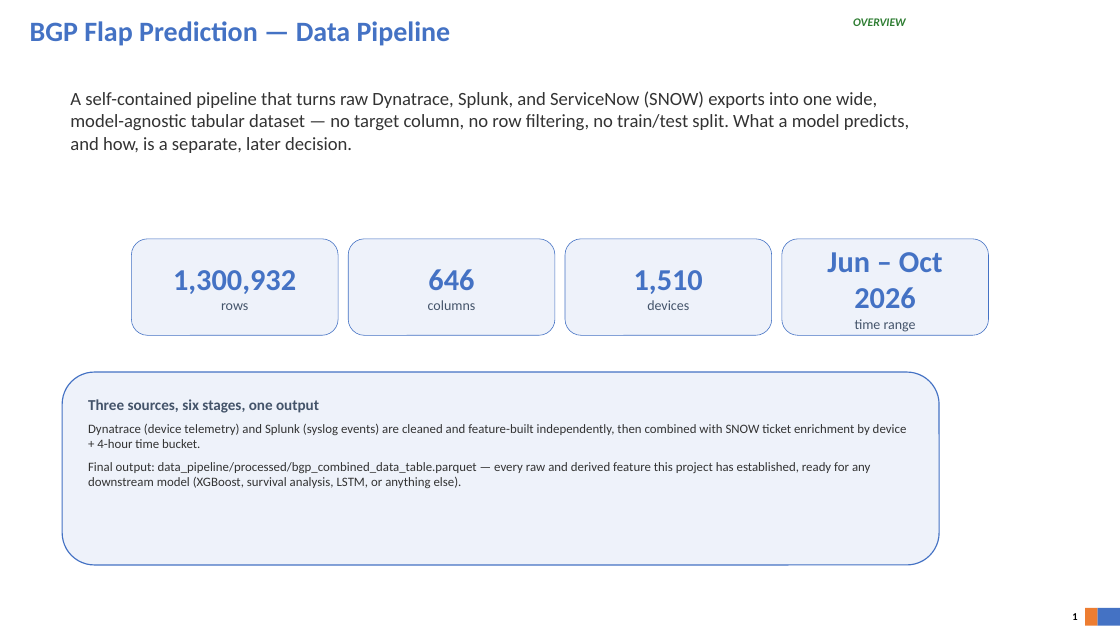
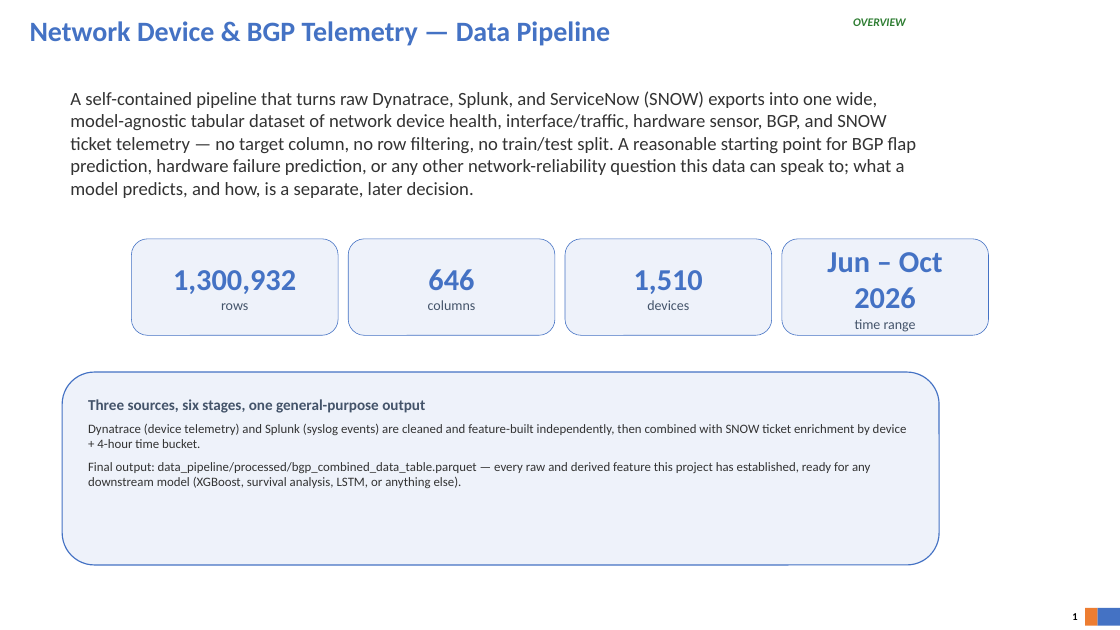
Before and after one commit to AbhiMalappa/network_routers_bgp, a slide deck: slide 1 of docs/data_pipeline_overview.pptx. Drawn at 1120x630 pixels with LibreOffice and Linux fonts; fonts in the diff are those of the drawing; background and template pictures are left out. Boxes give left, top, right and bottom in pixels: in the first picture for what was removed or moved away, otherwise in the second. Text is boxed around its words. In the diff, an @@ line names an element or a change of style, - is before the commit and + after.

Commit message:
Reframe docs as general-purpose network telemetry, not BGP-flap-specific
Retitle and broaden the README/PPT purpose statements so the data is
described by domain (device health, interface/traffic, hardware sensors,
BGP, SNOW tickets) rather than one assumed modeling target. Column names
and mechanics (device_flap_count, haiku_predictability, etc.) are
unchanged -- only the surrounding framing.

```diff
--- a/docs/data_pipeline_overview.pptx
+++ b/docs/data_pipeline_overview.pptx
@@ text at [30, 21, 611, 46]: text changed @@
-BGP Flap Prediction — Data Pipeline
+Network Device & BGP Telemetry — Data Pipeline
@@ text at [70, 91, 917, 198]: text changed @@
-A self-contained pipeline that turns raw Dynatrace, Splunk, and ServiceNow (SNOW) exports into one wide, model-agnostic tabular dataset — no target column, no row filtering, no train/test split. What a model predicts, and how, is a separate, later decision.
+A self-contained pipeline that turns raw Dynatrace, Splunk, and ServiceNow (SNOW) exports into one wide, model-agnostic tabular dataset of network device health, interface/traffic, hardware sensor, BGP, and SNOW ticket telemetry — no target column, no row filtering, no train/test split. A reasonable starting point for BGP flap prediction, hardware failure prediction, or any other network-reliability question this data can speak to; what a model predicts, and how, is a separate, later decision.
@@ text in rounded rectangle at [88, 399, 425, 413]: text changed @@
-Three sources, six stages, one output
+Three sources, six stages, one general-purpose output
```
Also in this commit, not shown: 1 other slide changed, 1 other file.
